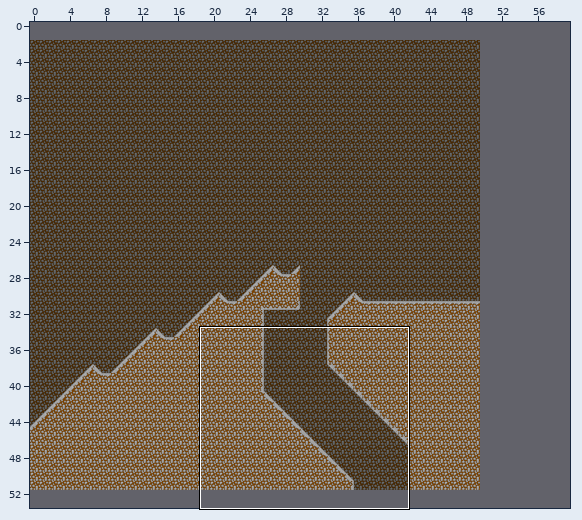
Tiled map: src/assets/maps/level2.tmx. Above, an overview of the earlier version with the close-up marked.
Close-up. Old version:
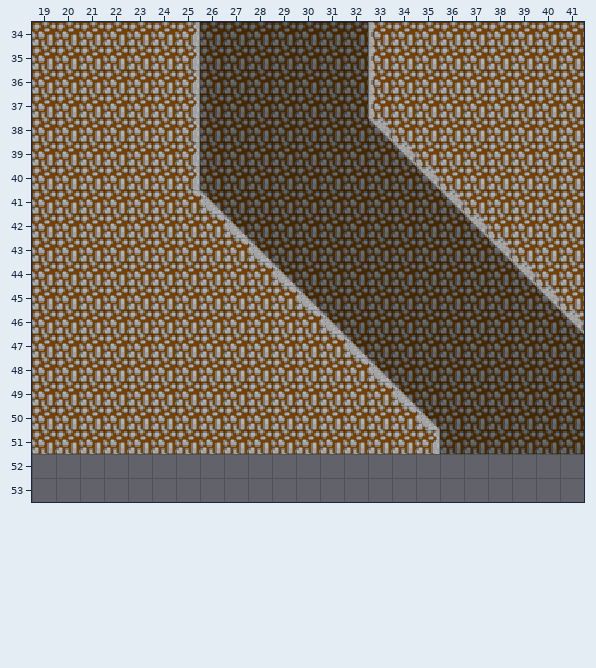
Cells are 16x16 px. Shown: x 19..41, y 34..53. The commit also changed other parts of the map, which this record leaves out. The old version is drawn lined up with the new one.
New version:
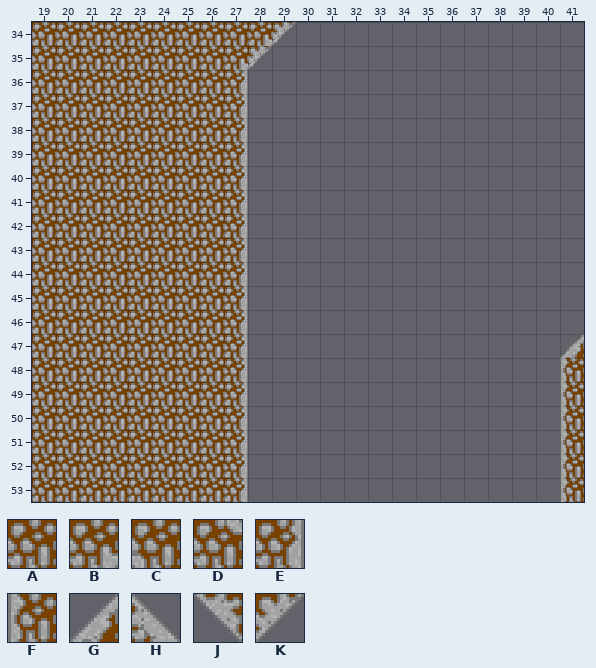
Key: from "cliffs": A 0, B 1, C 2, D 3, E 5, F 6, G 13, H 14, J 15, K 16.
_ is an empty cell, # one hidden under a higher layer, . an unchanged one.
The exact change:
map size 50x50 -> 60x54 cells (old content now starts at 0,2; both pictures use the new coordinates)
layer "background" tint #9a9d9d -> none
--- layer "background"
@@ x 19..41 @@
-34 ..........AAAA#########
-35 ........AAAAAA#########
-36 ........AAAAAA#########
-37 ........AAAAAA#########
-38 ........AAAAAAA########
-39 ........AAAAAAAA#######
-40 ........AAAAAAAAA######
-41 ........AAAAAAAAAA#####
-42 ........AAAAAAAAAAA####
-43 .........AAAAAAAAAAA###
-44 .........#AAAAAAAAAAA##
-45 .........##AAAAAAAAAAA#
-46 .........###AAAAAAAAAAA
-47 .........####AAAAAAAAAA
-48 .........#####AAAAAAAAA
-49 .........######AAAAAAAA
-50 .........#######AAAAAAA
-51 .........########AAAAAA
-52 ________...............
-53 ________...............
+34 .........._____________
+35 ........_______________
+36 ........_______________
+37 ........_______________
+38 ........_______________
+39 ........_______________
+40 ........_______________
+41 ........_______________
+42 ........_______________
+43 .........______________
+44 .........______________
+45 .........______________
+46 .........______________
+47 .........______________
+48 .........______________
+49 .........______________
+50 .........______________
+51 .........______________
+52 AAAAAAAA...............
+53 AAAAAAAA...............
--- layer "cliffs"
@@ x 25..41 @@
-34 E..__...FAAAAAAAA
-35 E.__....FAAAAAAAA
-36 E._.....FAAAAAAAA
-37 E._.....FAAAAAAAA
-38 E._.....JCAAAAAAA
-39 E._......JCAAAAAA
-40 E._.......JCAAAAA
-41 DH_........JCAAAA
-42 .DH.........JCAAA
-43 ..DH.........JCAA
-44 ..ADH.........JCA
-45 ..AADH.........JC
-46 ..AAADH.........J
-47 ..AAAADH........_
-48 ..AAAAADH......._
-49 ..AAAAAADH......_
-50 ..AAAAAAADH....._
-51 ..AAAAAAAAE....._
-52 .._............._
-53 .._............._
+34 _..BK..._________
+35 _.BK...._________
+36 _.E....._________
+37 _.E....._________
+38 _.E....._________
+39 _.E......________
+40 _.E......._______
+41 __E........______
+42 ._E........._____
+43 ..E_.........____
+44 ..E__.........___
+45 ..E___.........__
+46 ..E____........._
+47 ..E_____........G
+48 ..E______.......F
+49 ..E_______......F
+50 ..E________.....F
+51 ..E________.....F
+52 ..E.............F
+53 ..E.............F
